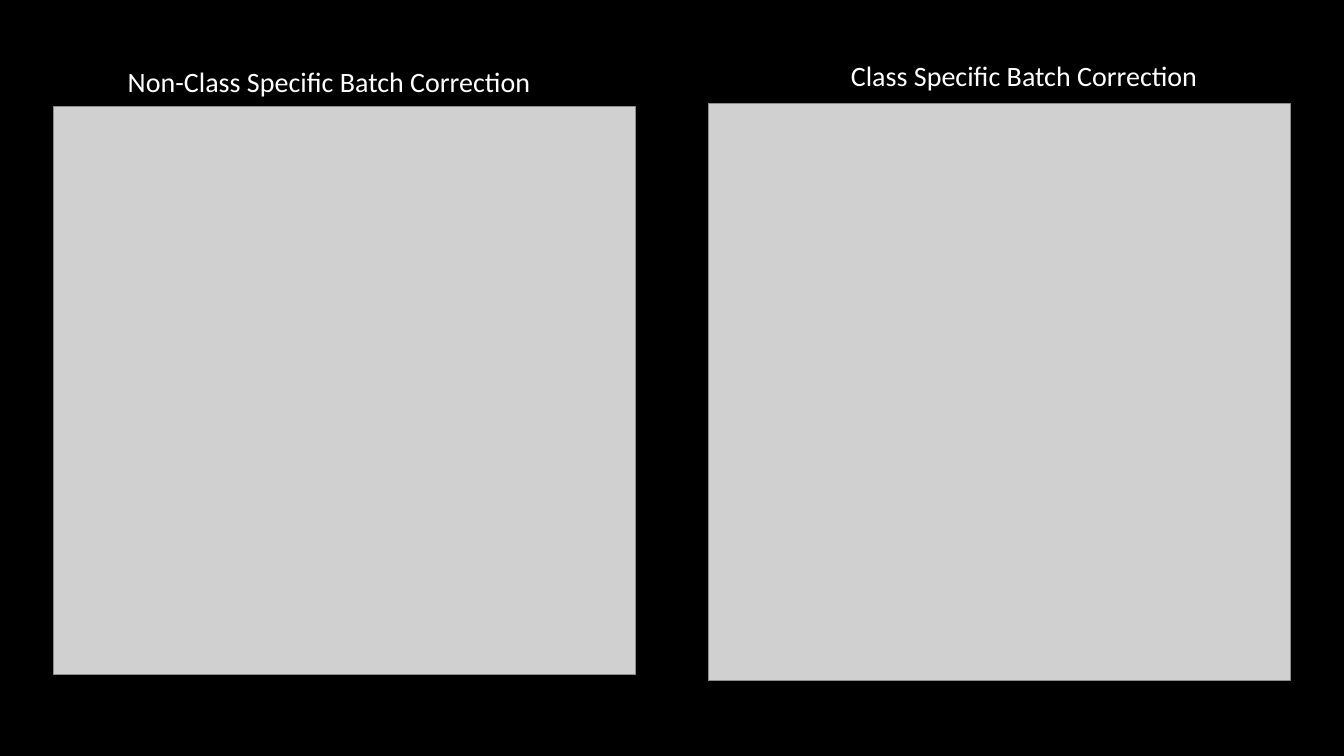
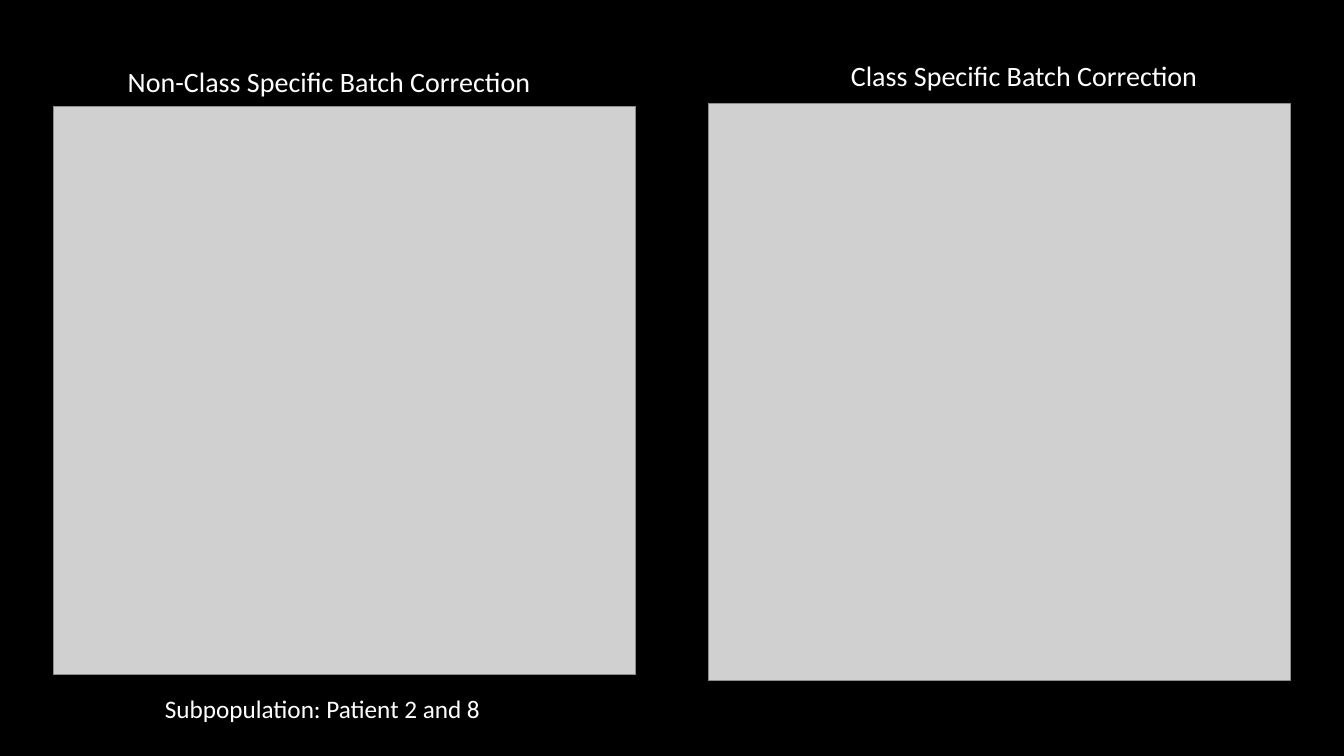
Before and after one commit to kaipengl/researchexperiencebs9001, a slide deck: slide 9 of Results Deck.pptx (slide 2 before the commit). Drawn at 1344x756 pixels with LibreOffice and Linux fonts; fonts in the diff are those of the drawing; grey boxes stand for pictures. Boxes give left, top, right and bottom in pixels: in the first picture for what was removed or moved away, otherwise in the second. Text is boxed around its words. In the diff, an @@ line names an element or a change of style, - is before the commit and + after.

```diff
--- a/Results Deck.pptx
+++ b/Results Deck.pptx
@@ text added at box(165, 700, 480, 722), 18 pt, text #FFFFFF @@
+Subpopulation: Patient 2 and 8
```
Also in this commit, not shown: 5 other slides changed, 24 slides added, 9 other files.
